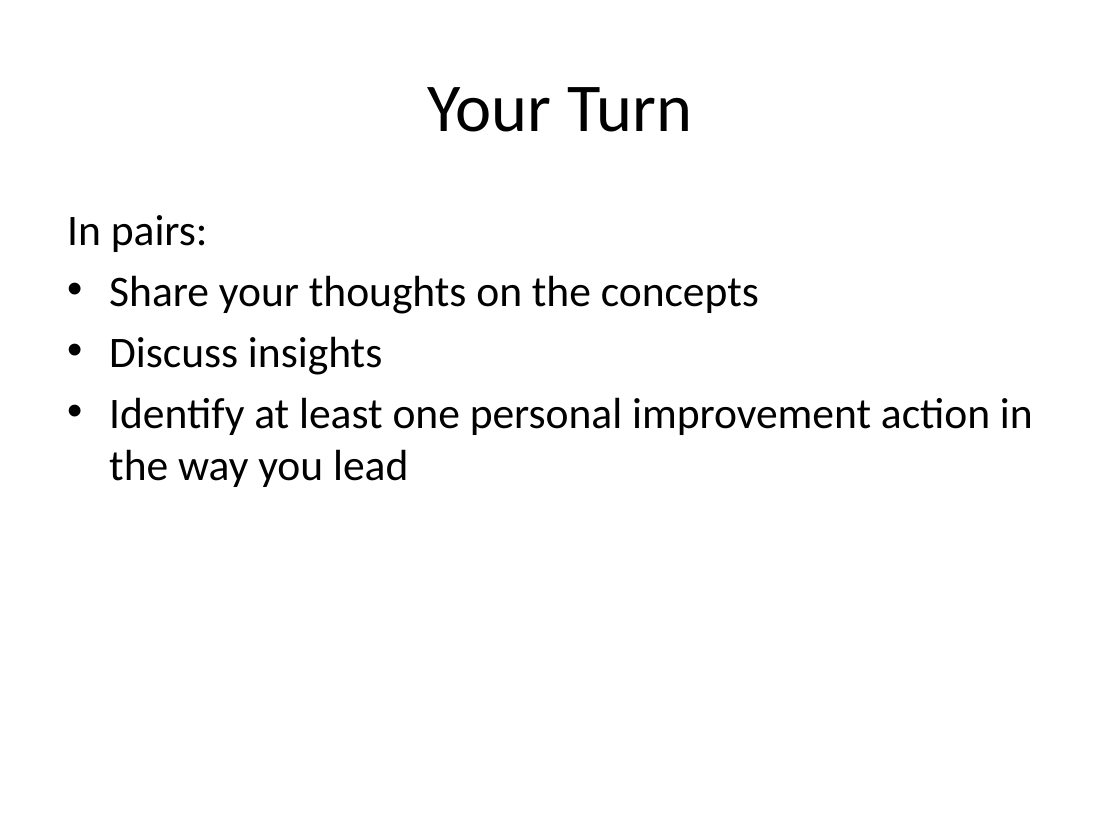
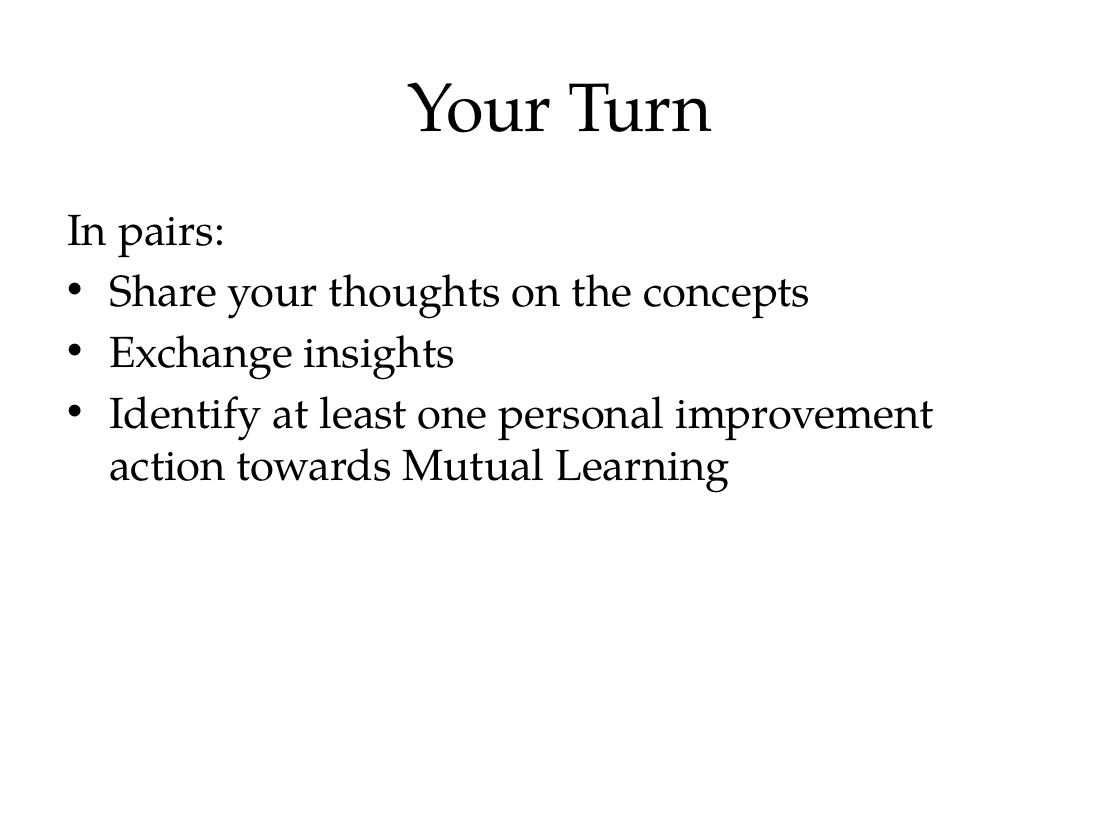
Before and after one commit to tumbarumba/effective-communication, a slide deck: slide 14 of The Fellowship of the Ring.pptx (slide 15 before the commit). Drawn at 1120x840 pixels with LibreOffice and Linux fonts; fonts in the diff are those of the drawing. Boxes give left, top, right and bottom in pixels: in the first picture for what was removed or moved away, otherwise in the second. Text is boxed around its words. In the diff, an @@ line names an element or a change of style, - is before the commit and + after.

```diff
--- a/The Fellowship of the Ring.pptx
+++ b/The Fellowship of the Ring.pptx
@@ title "Your Turn" at bbox=[407, 82, 713, 133]: font Calibri to TeX Gyre Pagella @@
@@ text at bbox=[67, 214, 810, 319]: font Calibri to TeX Gyre Pagella in "In pairs:", "Share your thoughts on the concepts" @@
@@ text at bbox=[109, 335, 934, 493]: text changed; font Calibri to TeX Gyre Pagella @@
-• Discuss insights
-• Identify at least one personal improvement action in the way you lead
+• Exchange insights
+• Identify at least one personal improvement action towards Mutual Learning
```
Also in this commit, not shown: 19 other slides changed, 6 slides added, 5 slides removed.
